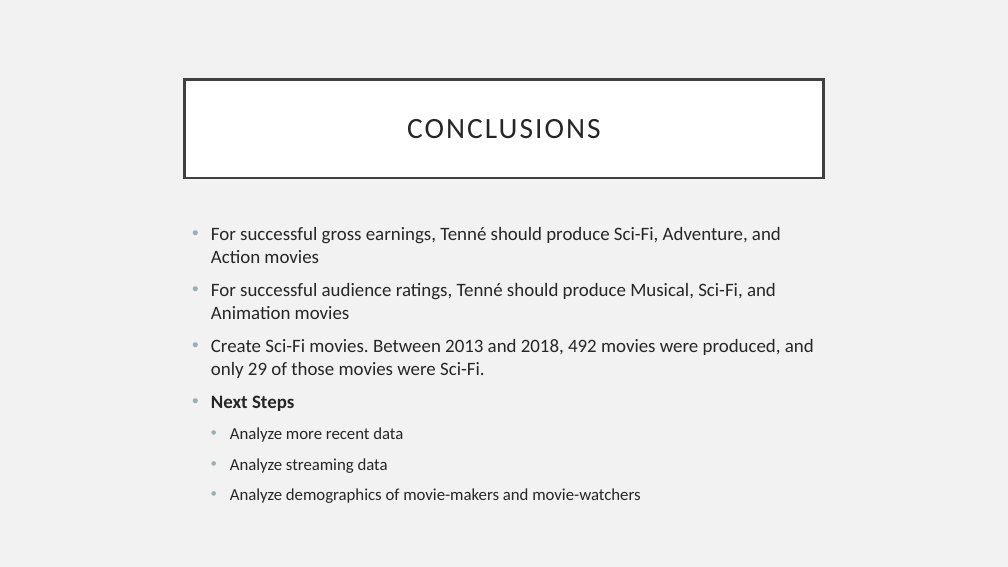
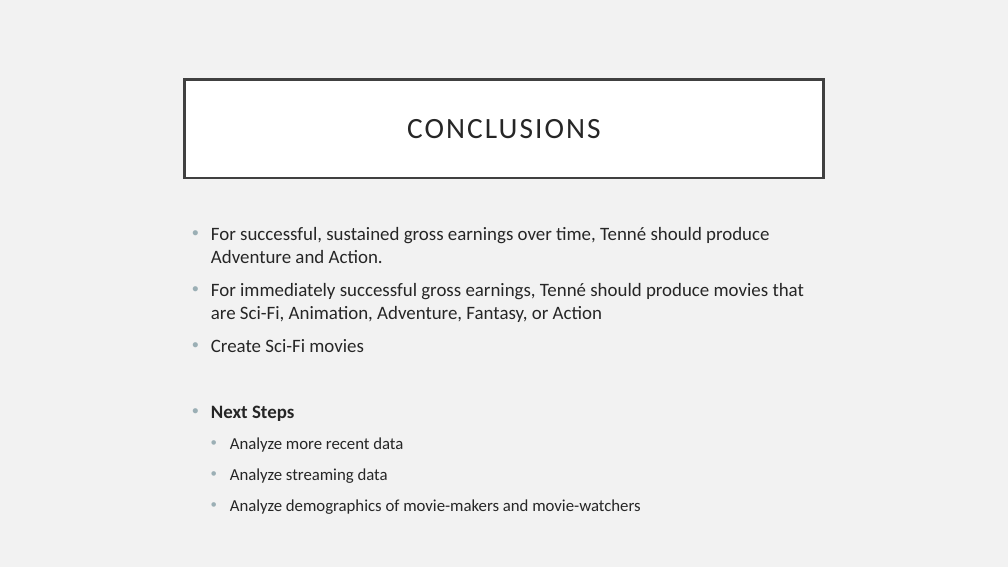
Before and after one commit to rfb-vibe/movie-studio-project, a slide deck: slide 9 of microsoft-tenne-project-presentation.pptx. Drawn at 1008x567 pixels with LibreOffice and Linux fonts; fonts in the diff are those of the drawing. Boxes give left, top, right and bottom in pixels: in the first picture for what was removed or moved away, otherwise in the second. Text is boxed around its words. In the diff, an @@ line names an element or a change of style, - is before the commit and + after.

Commit message:
add presentation

```diff
--- a/microsoft-tenne-project-presentation.pptx
+++ b/microsoft-tenne-project-presentation.pptx
@@ text at [211,227,804,352]: text changed @@
-• For successful gross earnings, Tenné should produce Sci-Fi, Adventure, and Action movies
-• For successful audience ratings, Tenné should produce Musical, Sci-Fi, and Animation movies
-• Create Sci-Fi movies. Between 2013 and 2018, 492 movies were produced, and only 29 of those movies were Sci-Fi.
+• For successful, sustained gross earnings over time, Tenné should produce Adventure and Action.
+• For immediately successful gross earnings, Tenné should produce movies that are Sci-Fi, Animation, Adventure, Fantasy, or Action
+• Create Sci-Fi movies
```
Also in this commit, not shown: 3 other slides changed, 1 slide added, 1 slide removed, 1 other file.
